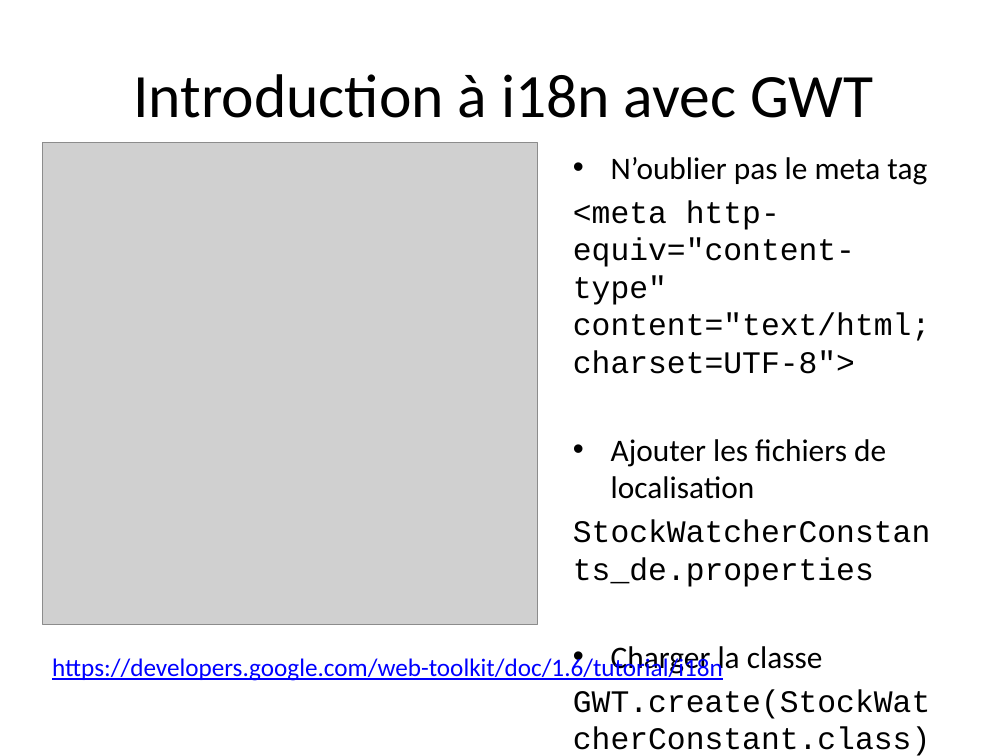
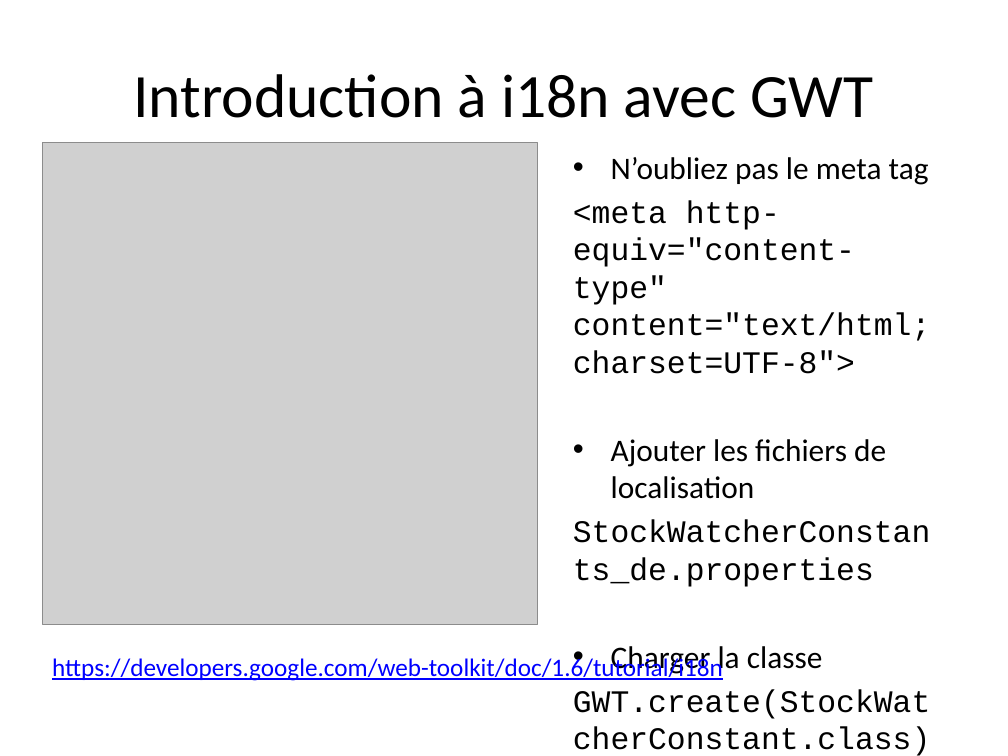
Before and after one commit to dbaeli/ez18n, a slide deck: slide 2 of ez18n-slides/ez18n_hands_on.pptx. Drawn at 1008x756 pixels with LibreOffice and Linux fonts; fonts in the diff are those of the drawing; grey boxes stand for pictures; background and template pictures are left out. Boxes give left, top, right and bottom in pixels: in the first picture for what was removed or moved away, otherwise in the second. Text is boxed around its words. In the diff, an @@ line names an element or a change of style, - is before the commit and + after.

```diff
--- a/ez18n-slides/ez18n_hands_on.pptx
+++ b/ez18n-slides/ez18n_hands_on.pptx
@@ text at (611,157,929,185): text changed @@
-• N’oublier pas le meta tag
+• N’oubliez pas le meta tag
```
Also in this commit, not shown: 3 other slides changed.
